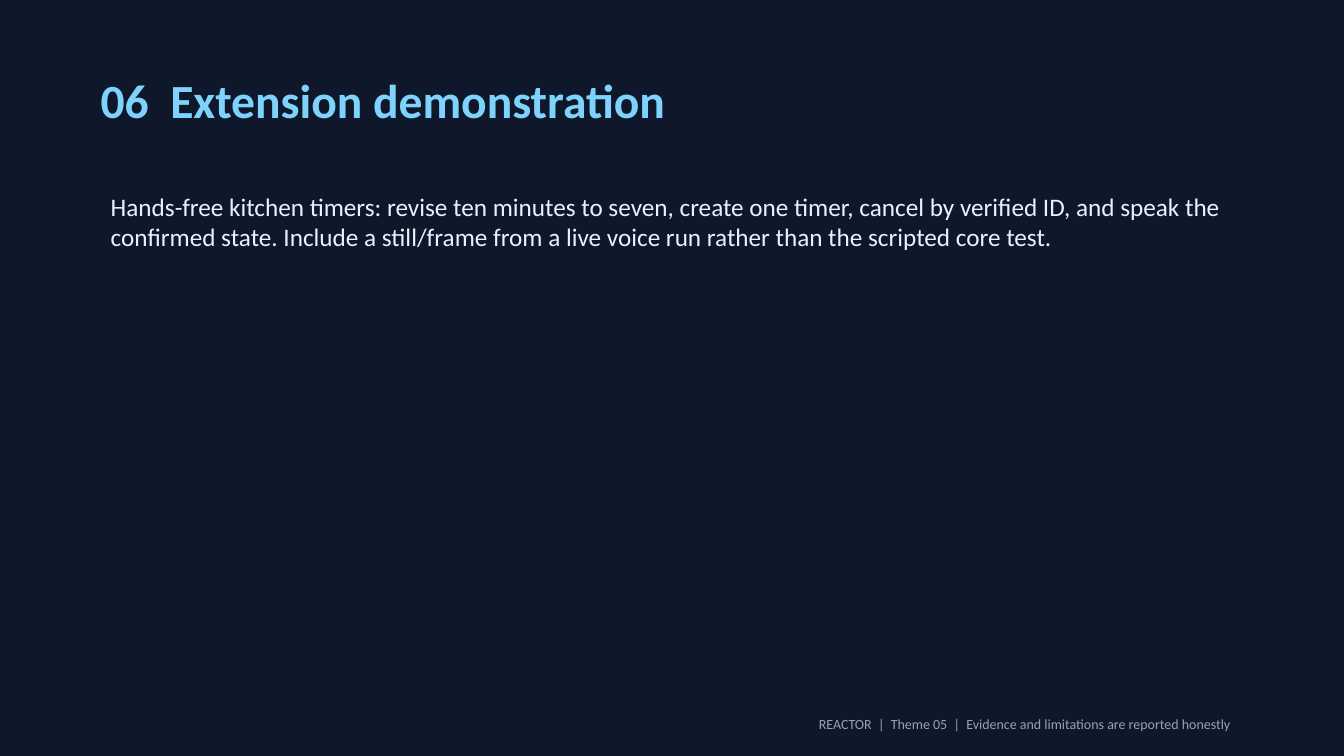
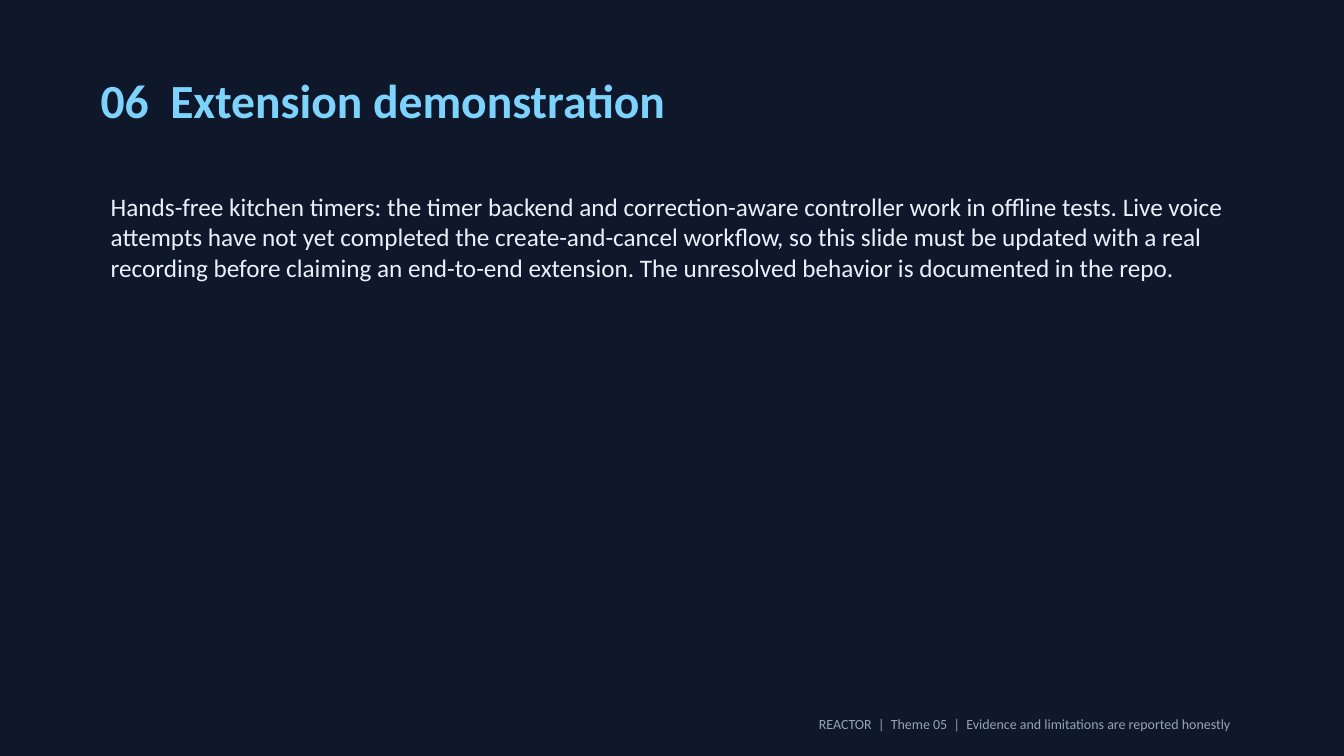
Before and after one commit to 0xkhush/REACTOR, a slide deck: slide 6 of docs/submission/REACTOR_Submission.pptx. Drawn at 1344x756 pixels with LibreOffice and Linux fonts; fonts in the diff are those of the drawing. Boxes give left, top, right and bottom in pixels: in the first picture for what was removed or moved away, otherwise in the second. Text is boxed around its words. In the diff, an @@ line names an element or a change of style, - is before the commit and + after.

Commit message:
test: add live kitchen smoke and document current limitation

```diff
--- a/docs/submission/REACTOR_Submission.pptx
+++ b/docs/submission/REACTOR_Submission.pptx
@@ text at box(111, 198, 1221, 282): text changed @@
-Hands-free kitchen timers: revise ten minutes to seven, create one timer, cancel by verified ID, and speak the confirmed state. Include a still/frame from a live voice run rather than the scripted core test.
+Hands-free kitchen timers: the timer backend and correction-aware controller work in offline tests. Live voice attempts have not yet completed the create-and-cancel workflow, so this slide must be updated with a real recording before claiming an end-to-end extension. The unresolved behavior is documented in the repo.
```
Also in this commit, not shown: 6 other files.
